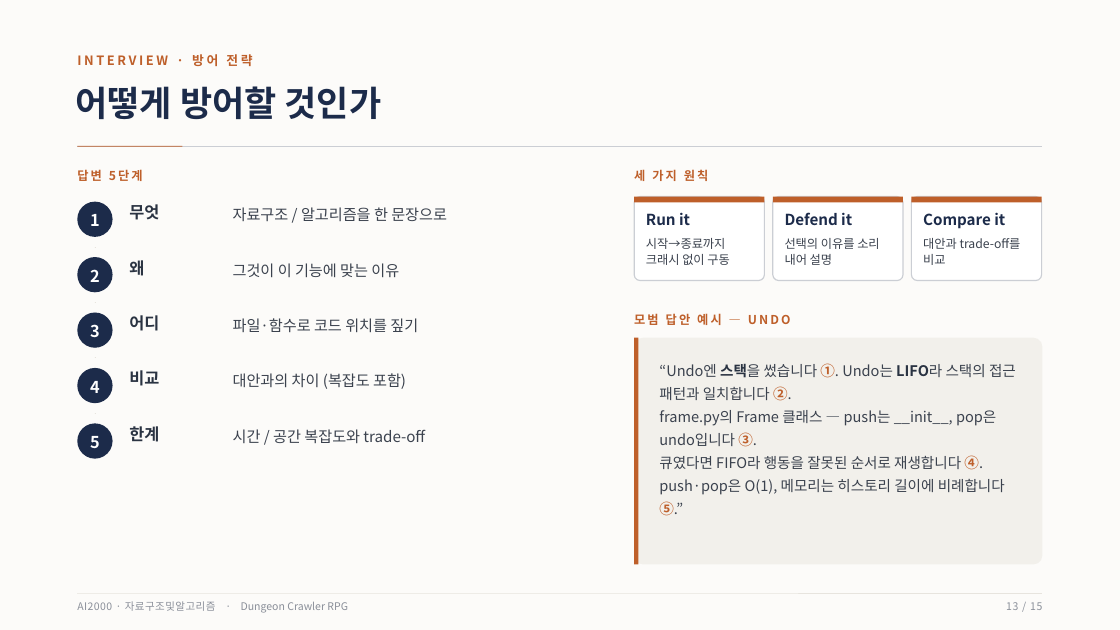
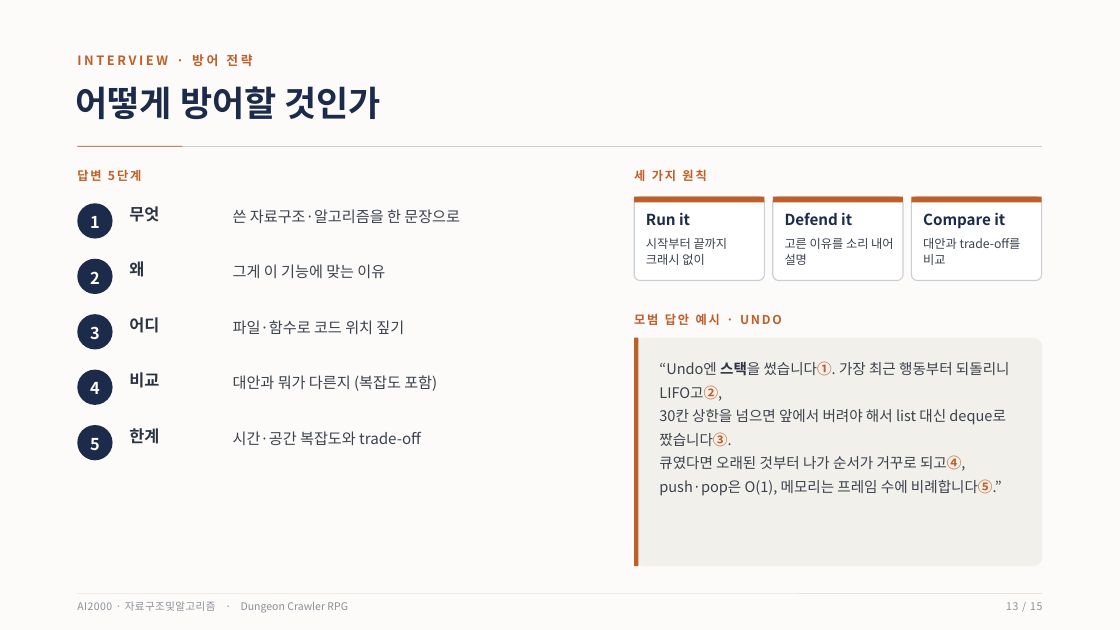
Before and after one commit to chcj5w0/DSA_Dungeon_Project, a slide deck: slide 13 of DSA_Project_평가발표.pptx. Drawn at 1120x630 pixels with LibreOffice and Linux fonts; fonts in the diff are those of the drawing. Boxes give left, top, right and bottom in pixels: in the first picture for what was removed or moved away, otherwise in the second. Text is boxed around its words. In the diff, an @@ line names an element or a change of style, - is before the commit and + after.

```diff
--- a/DSA_Project_평가발표.pptx
+++ b/DSA_Project_평가발표.pptx
@@ text "답변 5단계" at [77,169,141,181]: letter spacing 1.8 to 1.6 pt @@
@@ text "세 가지 원칙" at [634,169,707,181]: letter spacing 1.8 to 1.6 pt @@
@@ text at [233,209,460,223]: text changed @@
-자료구조 / 알고리즘을 한 문장으로
+쓴 자료구조·알고리즘을 한 문장으로
@@ text at [646,238,728,265]: text changed @@
-시작→종료까지 크래시 없이 구동
+시작부터 끝까지 크래시 없이
@@ text at [785,238,893,265]: text changed @@
-선택의 이유를 소리 내어 설명
+고른 이유를 소리 내어 설명
@@ text at [233,264,385,278]: text changed @@
-그것이 이 기능에 맞는 이유
+그게 이 기능에 맞는 이유
@@ text at [233,320,404,334]: text changed @@
-파일·함수로 코드 위치를 짚기
+파일·함수로 코드 위치 짚기
@@ text at [634,313,782,325]: text changed @@
-모범 답안 예시 — UNDO
+모범 답안 예시 · UNDO
@@ text at [233,375,437,391]: text changed @@
-대안과의 차이 (복잡도 포함)
+대안과 뭐가 다른지 (복잡도 포함)
@@ text at [659,361,1010,496]: text changed @@
-“Undo엔 스택을 썼습니다 ①. Undo는 LIFO라 스택의 접근 패턴과 일치합니다 ②.
-frame.py의 Frame 클래스 — push는 __init__, pop은 undo입니다 ③.
-큐였다면 FIFO라 행동을 잘못된 순서로 재생합니다 ④.
-push·pop은 O(1), 메모리는 히스토리 길이에 비례합니다 ⑤.”
+“Undo엔 스택을 썼습니다①. 가장 최근 행동부터 되돌리니 LIFO고②,
+30칸 상한을 넘으면 앞에서 버려야 해서 list 대신 deque로 짰습니다③.
+큐였다면 오래된 것부터 나가 순서가 거꾸로 되고④,
+push·pop은 O(1), 메모리는 프레임 수에 비례합니다⑤.”
@@ text at [233,431,421,445]: text changed @@
-시간 / 공간 복잡도와 trade-off
+시간·공간 복잡도와 trade-off
```
Also in this commit, not shown: 14 other slides changed, 10 other files.
